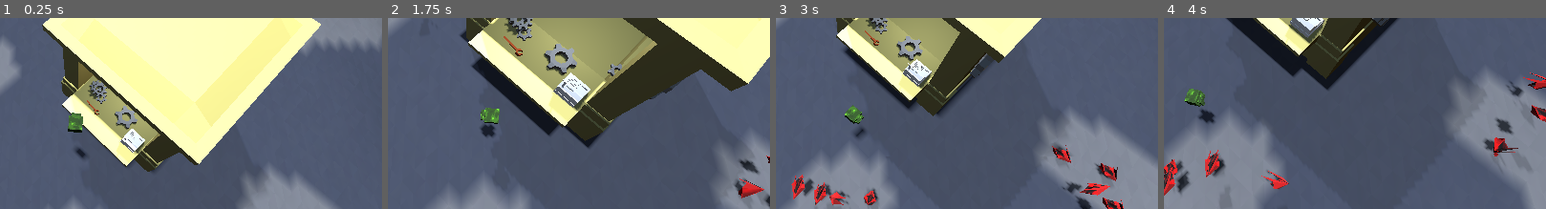
Above: before the commit, frames 1-4 (left to right).
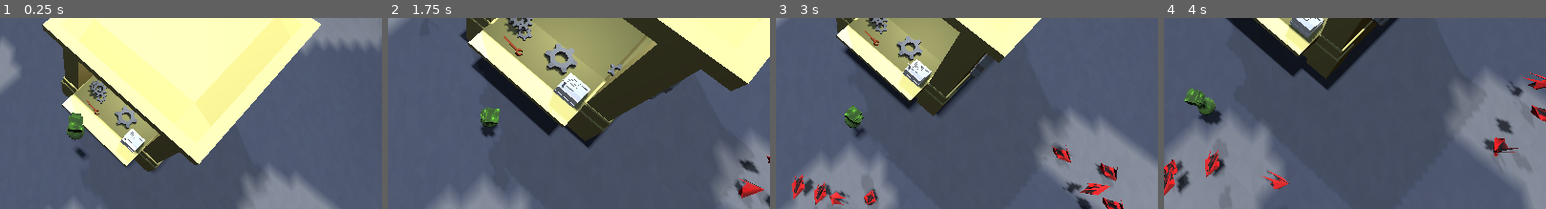
Above: after the commit, the same moments.

Repository: Fletes1/JS-JAM
Game: Godot game, scene res://Escenas/main.tscn
Same seed, same stepped clock (60 frames per second), same inputs: the game is played once before the commit and once after it.
Inputs (mouse positions are % of the whole screen's width and height, from its top left):
- Up to frame 1 (0.25 s): no input
- Up to frame 2 (1.75 s): move the mouse to (72, 45) at 0.52 s; hold D 0.53-1.28 s; hold Shift 0.53-1.28 s; tap Space at 0.77, 1.52 s; move the mouse to (30, 55) at 1.27 s; hold S from 1.28 s (still down); tap Shift at 1.35 s
- Up to frame 3 (3 s): move the mouse to (60, 28) at 2.02 s; release S at 2.03 s; hold D 2.03-2.78 s; hold Shift 2.03-2.78 s; move the mouse to (45, 70) at 2.77 s; hold W from 2.78 s (still down); tap Shift at 2.85 s
- Up to frame 4 (4 s): tap Space at 3.02, 3.77 s; move the mouse to (80, 65) at 3.52 s; release W at 3.53 s; hold A from 3.53 s (still down); hold Shift from 3.53 s (still down)
The pictures show only the part of the screen within x 40-90%, y 22-72%; the shares and areas given below are measured in that part.

The runs differ from the first frame. In frame 1, 0.2% of the frame differs, in the area x 17-23%, y 56-64%; in frame 2, less than 0.1%; in frame 3, 0.1%; in frame 4, 0.4%, in the area x 2-15%, y 41-78%.

Commit message:
Ciro fixes

Diff:
--- a/js-gj/Escenas/main.tscn
+++ b/js-gj/Escenas/main.tscn
@@ -50,12 +50,12 @@
 
 [node name="Tienda_1" parent="Suelo" instance=ExtResource("3_2ia52")]
 
-[node name="Player" parent="." groups=["Player"] instance=ExtResource("1_6lbni")]
-transform = Transform3D(1, 0, 0, 0, 1, 0, 0, 0, 1, 0, 10, 8.74341)
-
 [node name="CollisionShape3D3" type="CollisionShape3D" parent="Suelo"]
 transform = Transform3D(1, 0, 0, 0, 1, 0, 0, 0, 1, 0, 3, 6)
 shape = SubResource("BoxShape3D_7xwpo")
+
+[node name="Player" parent="." groups=["Player"] instance=ExtResource("1_6lbni")]
+transform = Transform3D(1, 0, 0, 0, 1, 0, 0, 0, 1, 0, 10, 8.74341)
 
 [node name="WorldEnvironment" type="WorldEnvironment" parent="."]
 environment = SubResource("Environment_n3qho")
--- a/js-gj/Escenas/player.gd
+++ b/js-gj/Escenas/player.gd
@@ -65,6 +65,12 @@
 	camera_des_pos += (position *0.8 + des_look_point*0.2 + camera_angle + Vector3(linear_velocity.x,0,linear_velocity.z)/3 -camera_des_pos)*delta*5
 	camera_des_pos = camera_des_pos.normalized() * min(camera_des_pos.length(),get_parent().terr_size-3)
 	$Camera3D.global_position = camera_des_pos
+	$Ray_suelo.global_rotation = Vector3.ZERO
+
+	$MeshInstance3D/MeshInstance3D2.rotate_x(($MeshInstance3D/MeshInstance3D2.global_position - last_pos_wheel).z*2)
+	$MeshInstance3D/MeshInstance3D2.rotate_z(-($MeshInstance3D/MeshInstance3D2.global_position - last_pos_wheel).x*2)
+	last_pos_wheel = $MeshInstance3D/MeshInstance3D2.global_position
+	$MeshInstance3D/MeshInstance3D2.global_position = $MeshInstance3D/Marker3D.global_position
 
 	if held_turret:
 		held_turret.global_position = des_look_point + Vector3(0,1,0)
@@ -83,9 +89,3 @@
 	get_tree().create_timer(0.25).connect("timeout",func():
 		delay = true
 		)
-	$Ray_suelo.global_rotation = Vector3.ZERO
-
-	$MeshInstance3D/MeshInstance3D2.rotate_x(($MeshInstance3D/MeshInstance3D2.global_position - last_pos_wheel).z*2)
-	$MeshInstance3D/MeshInstance3D2.rotate_z(-($MeshInstance3D/MeshInstance3D2.global_position - last_pos_wheel).x*2)
-	last_pos_wheel = $MeshInstance3D/MeshInstance3D2.global_position
-	$MeshInstance3D/MeshInstance3D2.global_position = $MeshInstance3D/Marker3D.global_position
